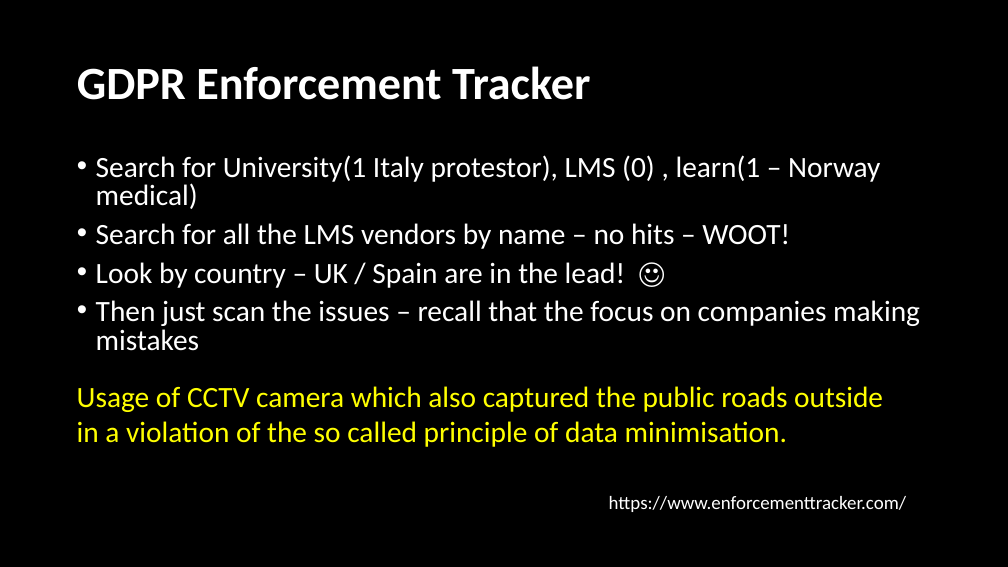
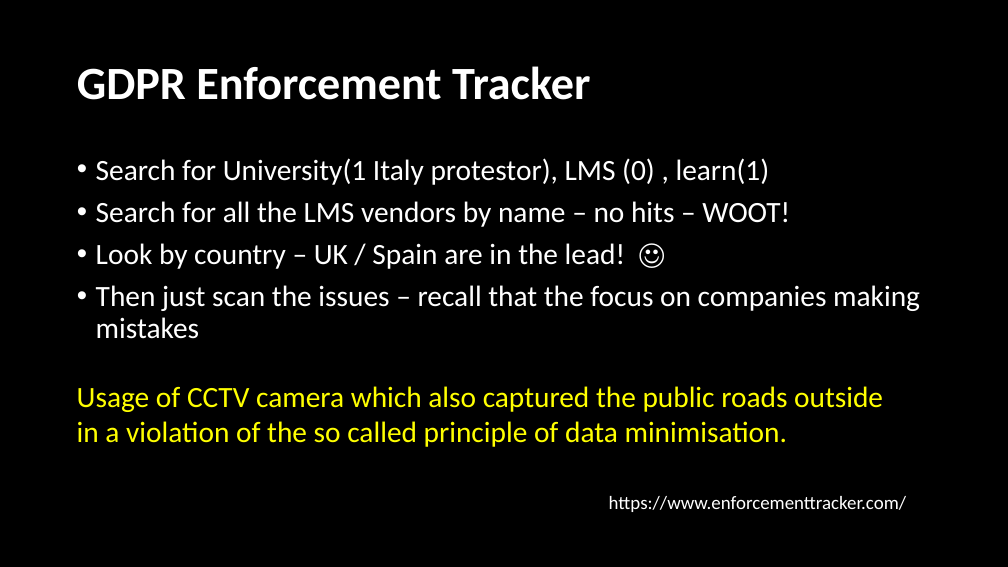
Before and after one commit to LearnerPrivacy/LearnerPrivacy.github.io, a slide deck: slide 16 of lectures/004-GDPR.pptx (slide 15 before the commit). Drawn at 1008x567 pixels with LibreOffice and Linux fonts; fonts in the diff are those of the drawing; background and template pictures are left out. Boxes give left, top, right and bottom in pixels: in the first picture for what was removed or moved away, otherwise in the second. Text is boxed around its words. In the diff, an @@ line names an element or a change of style, - is before the commit and + after.

```diff
--- a/lectures/004-GDPR.pptx
+++ b/lectures/004-GDPR.pptx
@@ text at (96, 158, 770, 185): text changed @@
-• Search for University(1 Italy protestor), LMS (0) , learn(1 – Norway medical)
+• Search for University(1 Italy protestor), LMS (0) , learn(1)
@@ text at (96, 201, 920, 339): line spacing 0.8 to 0.9 @@
```
Also in this commit, not shown: 13 other slides changed, 1 slide added, 2 slides removed, 6 other files.
